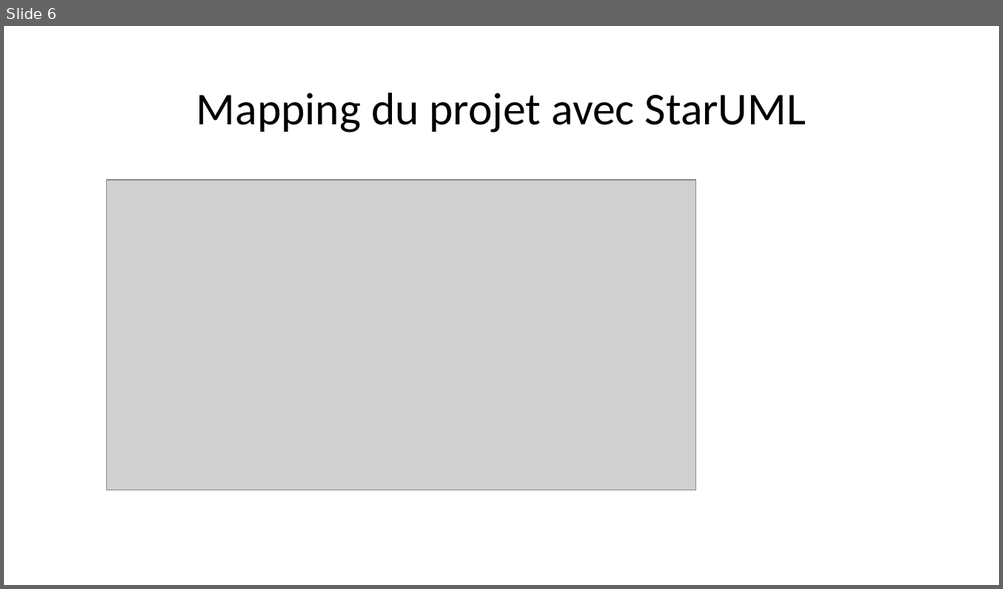
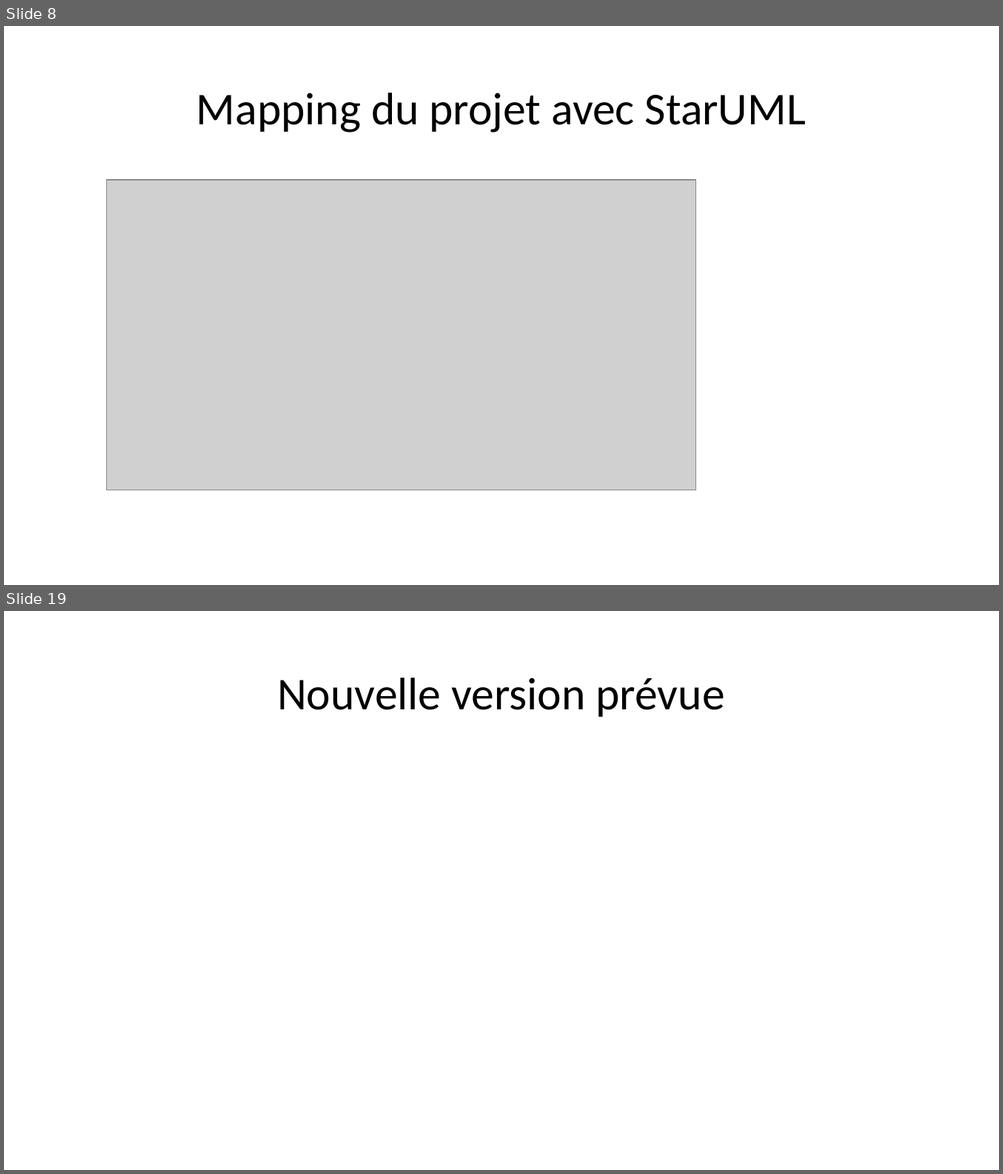
Before and after one commit to jeanneLeaute/projet_final, a slide deck: Projet Final.pptx. Shown one above the other, each under a label of ours: slide 6 before the commit, slides 8 and 19 after it; the slides between them are not shown. The pictures are 1003x589 and 1003x1174 pixels, drawn with LibreOffice and Linux fonts; fonts in the diff are those of the drawing; grey boxes stand for pictures. Boxes give left, top, right and bottom in pixels: in the first picture for what was removed or moved away, otherwise in the second. Text is boxed around its words. In the diff, an @@ line names an element or a change of style, - is before the commit and + after.

```diff
--- a/Projet Final.pptx
+++ b/Projet Final.pptx
@@ slide 19 added at [4,611,999,1170], background #FFFFFF @@
@@ title added at [277,678,725,717], 44 pt, text #000000 @@
+Nouvelle version prévue
@@ what was slide 6 is now slide 8 @@
```
Also in this commit, not shown: 1 slide changed, 9 other slides added, 2 other files.
